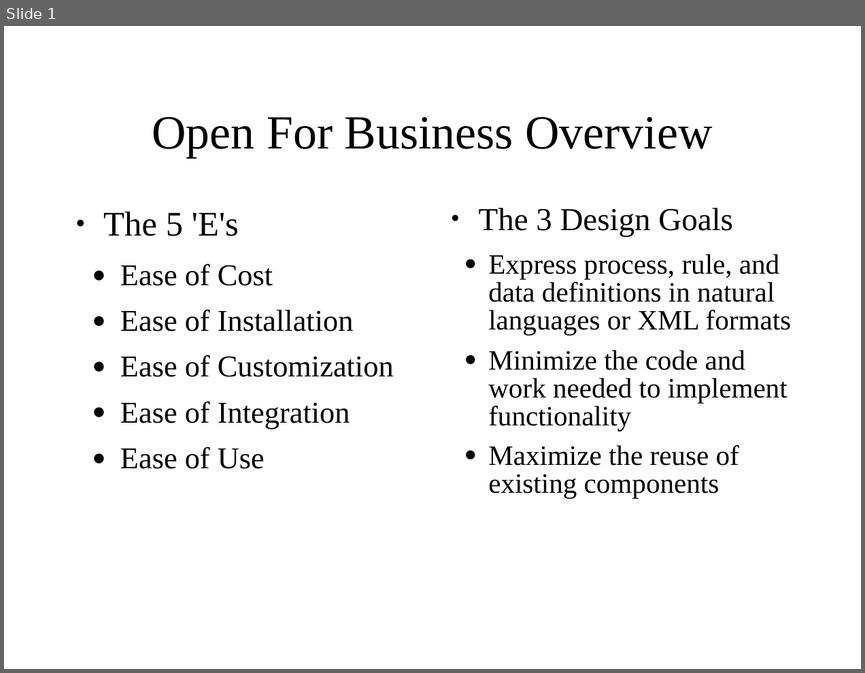
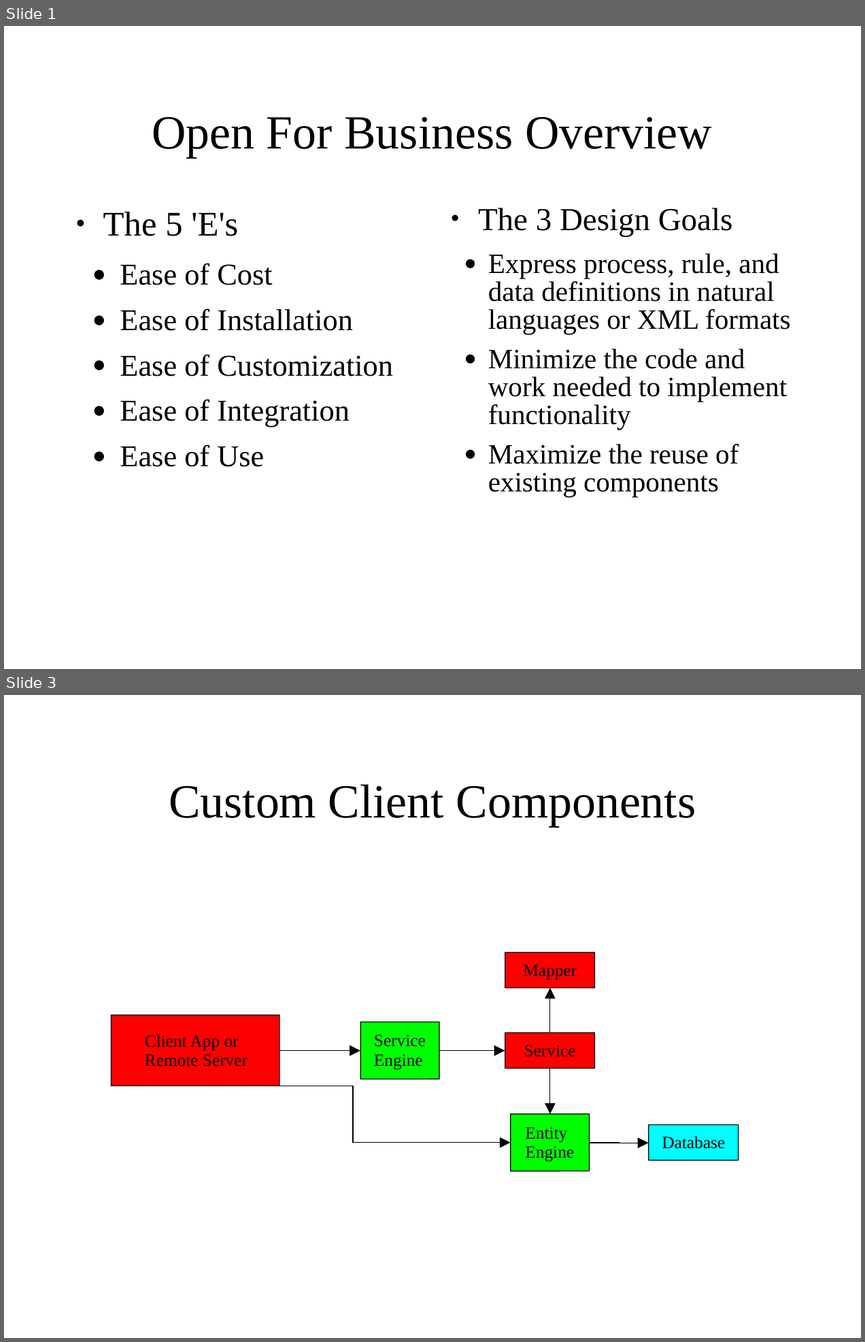
Before and after one commit to delan/OFBiz, a slide deck: website/ofbiz-overview.ppt. Shown one above the other, each under a label of ours: slide 1 before the commit, slides 1 and 3 after it; the slides between them are not shown. The pictures are 865x673 and 865x1342 pixels, drawn with LibreOffice and Linux fonts; fonts in the diff are those of the drawing. Boxes give left, top, right and bottom in pixels: in the first picture for what was removed or moved away, otherwise in the second. Text is boxed around its words. In the diff, an @@ line names an element or a change of style, - is before the commit and + after.

Commit message:
Updated presentation, added Star Office Impress formatted file

```diff
--- a/website/ofbiz-overview.ppt
+++ b/website/ofbiz-overview.ppt
@@ slide 3 added at [4,695,861,1338], background #FFFFFF @@
@@ title added at [169,784,696,826], 44 pt, text #000000 @@
+Custom Client Components
@@ rounded rectangle added at [505,952,595,988], fill #FF0000, outline #000000 0.74 pt @@
@@ rounded rectangle added at [518,955,582,981], fill #FF0000 @@
@@ text added at [523,964,577,979], 16 pt, text #000000 @@
+Mapper
@@ elbow arrow added from (550, 1032) to (551, 988), #000000 0.74 pt @@
@@ rounded rectangle added at [111,1015,280,1085], fill #FF0000, outline #000000 0.74 pt @@
@@ rounded rectangle added at [134,1019,259,1082], fill #FF0000 @@
@@ text added at [145,1034,247,1066], 16 pt, text #000000 @@
+Client App or Remote Server
@@ rounded rectangle added at [361,1021,439,1079], fill #00FF00, outline #000000 0.74 pt @@
@@ rounded rectangle added at [365,1025,434,1075], fill #00FF00 @@
@@ text added at [374,1034,426,1070], 16 pt, text #000000 @@
+Service
+Engine
@@ rounded rectangle added at [505,1032,595,1068], fill #FF0000, outline #000000 0.74 pt @@
@@ rounded rectangle added at [508,1033,593,1067], fill #FF0000 @@
@@ elbow arrow added from (280, 1051) to (360, 1051), #000000 0.74 pt @@
@@ elbow arrow added from (439, 1051) to (504, 1051), #000000 0.74 pt @@
@@ text added at [524,1045,576,1057], 16 pt, text #000000 @@
+Service
@@ elbow arrow added from (550, 1068) to (551, 1114), #000000 0.74 pt @@
@@ elbow arrow added from (195, 1086) to (510, 1142), #000000 0.74 pt @@
@@ rounded rectangle added at [511,1114,589,1171], fill #00FF00, outline #000000 0.74 pt @@
@@ rounded rectangle added at [515,1117,585,1168], fill #00FF00 @@
@@ text added at [525,1127,574,1161], 16 pt, text #000000 @@
+Entity
+Engine
@@ elbow arrow added from (589, 1143) to (649, 1143), #000000 0.74 pt @@
@@ rounded rectangle added at [649,1125,738,1161], fill #00FFFF, outline #000000 0.74 pt @@
@@ rounded rectangle added at [651,1125,736,1159], fill #00FFFF @@
@@ text added at [662,1136,725,1149], 16 pt, text #000000 @@
+Database
@@ slide 1 changed as well @@
@@ text "The 5 'E's" at [103,211,393,467]: indent changed @@
@@ text "The 3 Design Goals" at [478,208,791,497]: indent changed @@
```
Also in this commit, not shown: 1 other slide changed, 3 other slides added, 1 other file.
